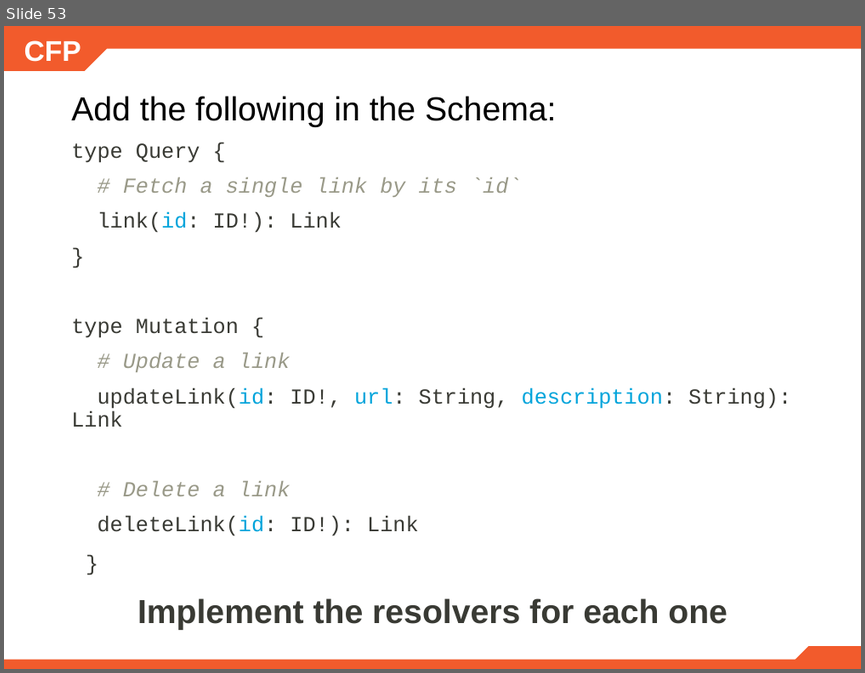
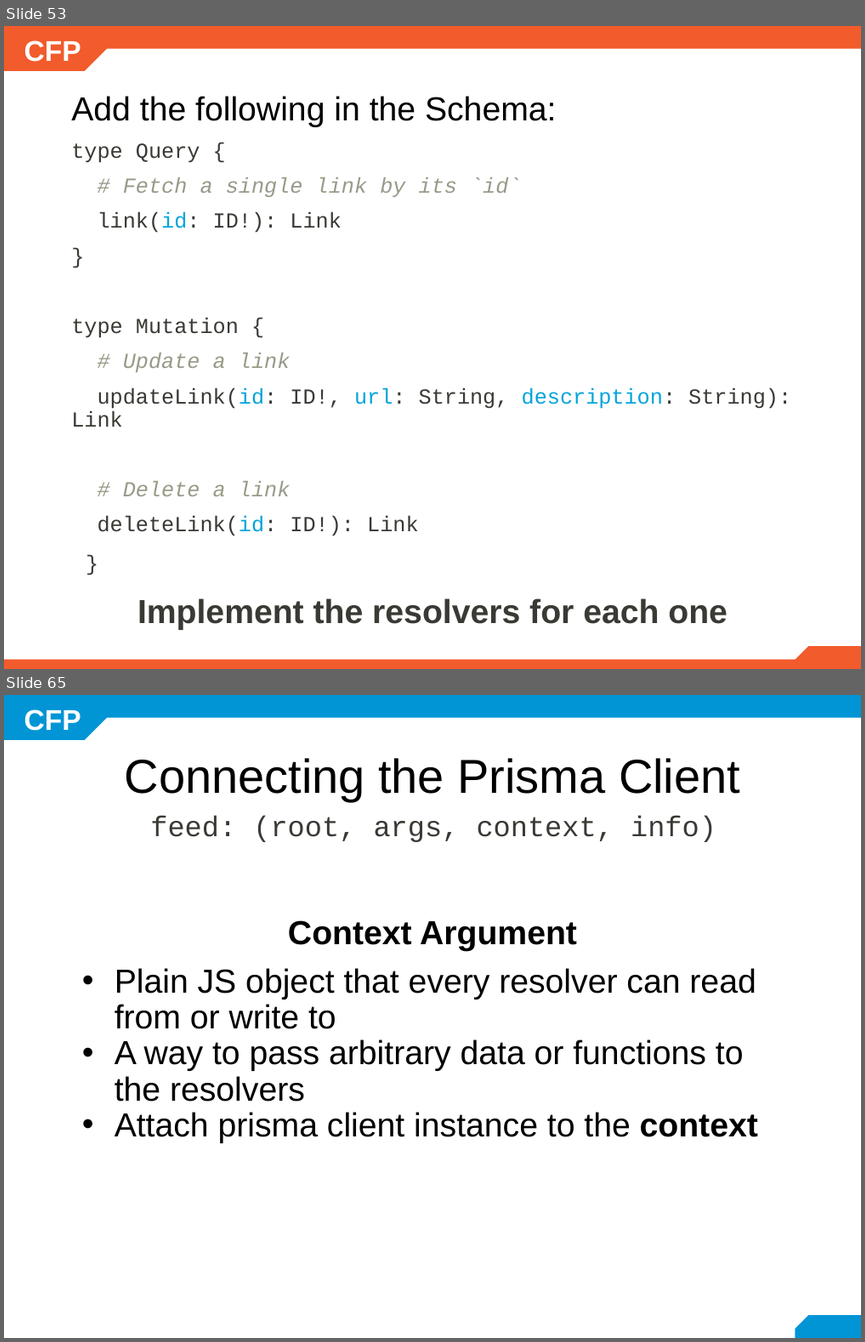
Before and after one commit to mariela21180/cfp-2019, a slide deck: modulo6/6.3.1/- GraphQL.pptx. Shown one above the other, each under a label of ours: slide 53 before the commit, slides 53 and 65 after it; the slides between them are not shown. The pictures are 865x673 and 865x1342 pixels, drawn with LibreOffice and Linux fonts; fonts in the diff are those of the drawing; background and template pictures are left out. Boxes give left, top, right and bottom in pixels: in the first picture for what was removed or moved away, otherwise in the second. Text is boxed around its words. In the diff, an @@ line names an element or a change of style, - is before the commit and + after.

```diff
--- a/modulo6/6.3.1/- GraphQL.pptx
+++ b/modulo6/6.3.1/- GraphQL.pptx
@@ slide 65 added at <box>4,695,861,1338</box>, background #FFFFFF; not listed: 1 template element that a slide beside it also shows @@
@@ snip rect added at <box>4,695,107,740</box>, fill #0195D6 @@
@@ rectangle added at <box>100,695,861,718</box>, fill #0195D6 @@
@@ title added at <box>125,758,740,801</box>, 40 pt, text #000000 @@
+Connecting the Prisma Client
@@ text added at <box>150,815,716,842</box>, 24 pt, text #393A34 @@
+feed: (root, args, context, info)
@@ text added at <box>114,920,758,1143</box>, 28 pt, text #000000 @@
+Context Argument
+• Plain JS object that every resolver can read from or write to
+• A way to pass arbitrary data or functions to the resolvers
+• Attach prisma client instance to the context
@@ snip rect added at <box>794,1315,861,1338</box>, fill #0195D6 @@
```
Also in this commit, not shown: 1 slide changed, 38 other slides added, 1 other file.
